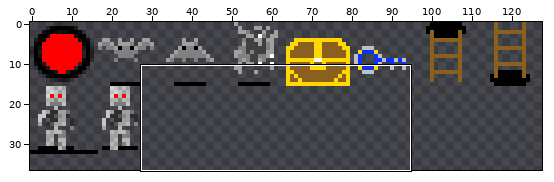
Sprite sheet: DungeonCrawler/Art/sprites.png. The first picture is a wide view before the edit; the outline marks the close-up.
Close-up. Before the edit:
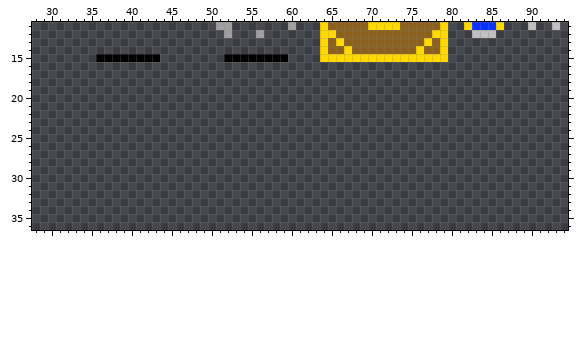
The file is 128x128 pixels. Pixels under 10% opacity are left out. Colours within 5 levels of each other are drawn and written as one. Shown: x 28..94, y 11..36. The wide view leaves out empty margins.
Now the later version:
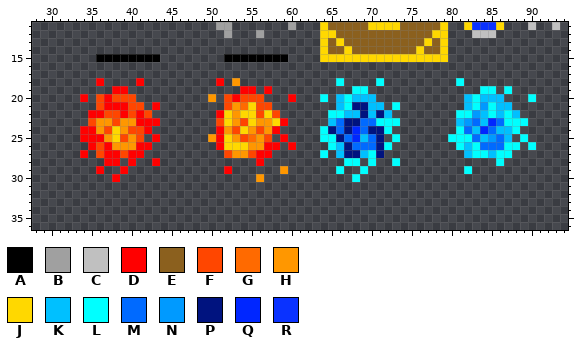
Palette (. is transparent): A #000000  B #a0a0a0  C #c0c0c0  D #ff0000  E #8b601e  F #ff4600  G #ff6a00  H #ff9700  J #ffd800  K #00c0ff  L #00ffff  M #006aff  N #009aff  P #00137f  Q #0026ff  R #0a32ff
Edits made:
y 18: x 36 . -> D; x 41 . -> D; x 51 . -> D; x 53 . -> H; x 66 . -> L; x 71 . -> L; x 81 . -> L
y 19: x 38..39 .. -> DD; x 54..55 .. -> DD; x 57 . -> D; x 68..69 .. -> LL; x 84..85 .. -> LL; x 87 . -> L
y 20: x 34 . -> D; x 36..40 ..... -> FDFFF; x 50 . -> H; x 52..56 ..... -> FDFFF; x 60 . -> D; x 64 . -> L; x 66..70 ..... -> KLKKK; x 82..86 ..... -> KLKKK; x 90 . -> L
y 21: x 36..41 ...... -> FDDDFF; x 43 . -> D; x 52..57 ...... -> FHGJFF; x 66..71 ...... -> KLPPKK; x 73 . -> L; x 82..87 ...... -> KLNLKK
y 22: x 35..42 ........ -> DDFFDFDF; x 51..58 ........ -> DJHJJFJF; x 65..72 ........ -> LLKKPKPK; x 81..88 ........ -> LLNKLKLK
y 23: x 35..43 ......... -> FHHFHHDDD; x 51..59 ......... -> FJHFJHHJD; x 65..73 ......... -> KMPPMMLLL; x 81..89 ......... -> KNMKQMLLL
y 24: x 34..42 ......... -> DDHFJHFFD; x 51..58 ........ -> DHFJHFHD; x 64..72 ......... -> LPMPQMPPL; x 81..88 ........ -> LMKQMKKL
y 25: x 34..41 ........ -> DDDHJFHF; x 43 . -> D; x 50..57 ........ -> HDJHFGHF; x 59 . -> D; x 64..71 ........ -> LLPMQKMP; x 73 . -> L; x 80..87 ........ -> LLLMKNMK; x 89 . -> L
y 26: x 35..42 ........ -> DFDHHHDD; x 51..58 ........ -> DJJJHHDD; x 60 . -> D; x 65..72 ........ -> LKPMMMPL; x 81..88 ........ -> LKLMMMLL; x 90 . -> L
y 27: x 34 . -> D; x 36..41 ...... -> FDDFDD; x 52..57 ...... -> FHHFDD; x 64 . -> L; x 66..71 ...... -> KPPKLP; x 82..87 ...... -> KLLKLL
y 28: x 37..38 .. -> DD; x 40 . -> D; x 43 . -> D; x 56 . -> D; x 67..68 .. -> LL; x 70 . -> L; x 73 . -> L; x 86 . -> L
y 29: x 36 . -> D; x 39 . -> D; x 52 . -> D; x 59 . -> H; x 66 . -> L; x 69 . -> L; x 82 . -> L
y 30: x 38 . -> D; x 56 . -> H; x 68 . -> L
